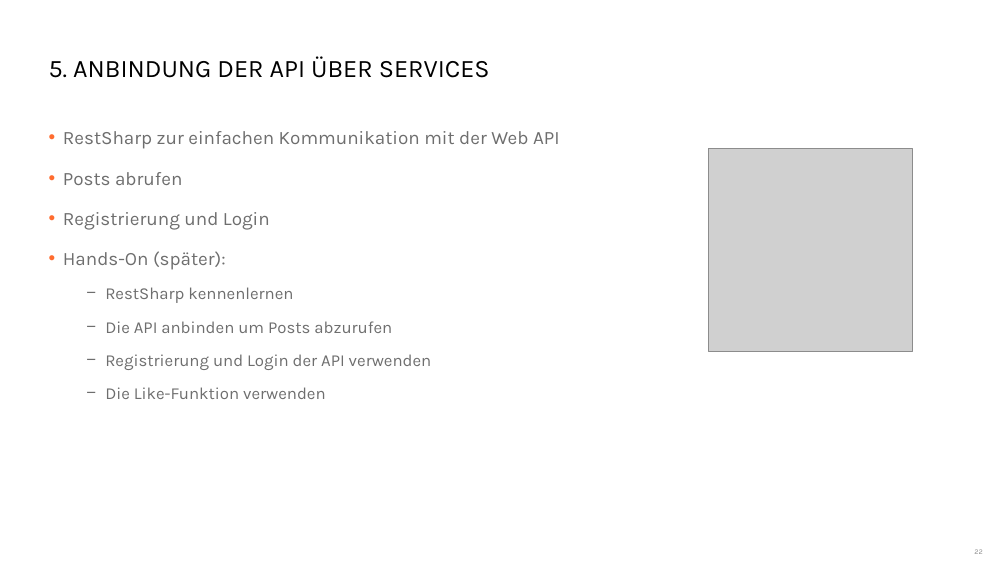
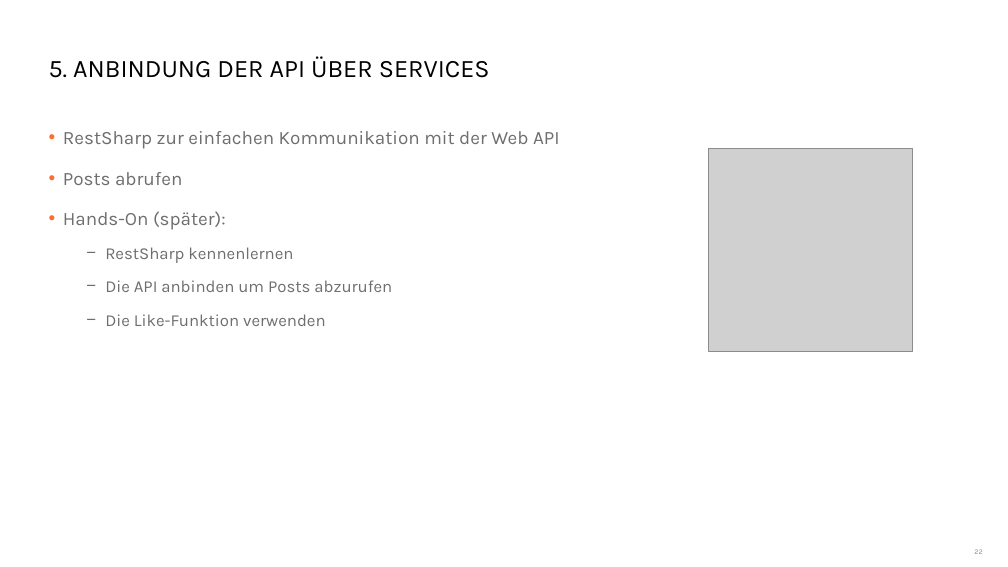
Before and after one commit to danielbeckmann/DotNETJumpStart, a slide deck: slide 22 of 06. Universal Windows Platform/Entwicklung einer App für die universelle Windows Plattform.pptx. Drawn at 1008x567 pixels with LibreOffice and Linux fonts; fonts in the diff are those of the drawing; grey boxes stand for pictures; background and template pictures are left out. Boxes give left, top, right and bottom in pixels: in the first picture for what was removed or moved away, otherwise in the second. Text is boxed around its words. In the diff, an @@ line names an element or a change of style, - is before the commit and + after.

```diff
--- a/06. Universal Windows Platform/Entwicklung einer App für die universelle Windows Plattform.pptx
+++ b/06. Universal Windows Platform/Entwicklung einer App für die universelle Windows Plattform.pptx
@@ text at bbox=[63, 212, 270, 230]: paragraph removed @@
-• Registrierung und Login
@@ text at bbox=[105, 354, 432, 370]: paragraph removed @@
-  − Registrierung und Login der API verwenden
```
Also in this commit, not shown: 2 other slides changed.
